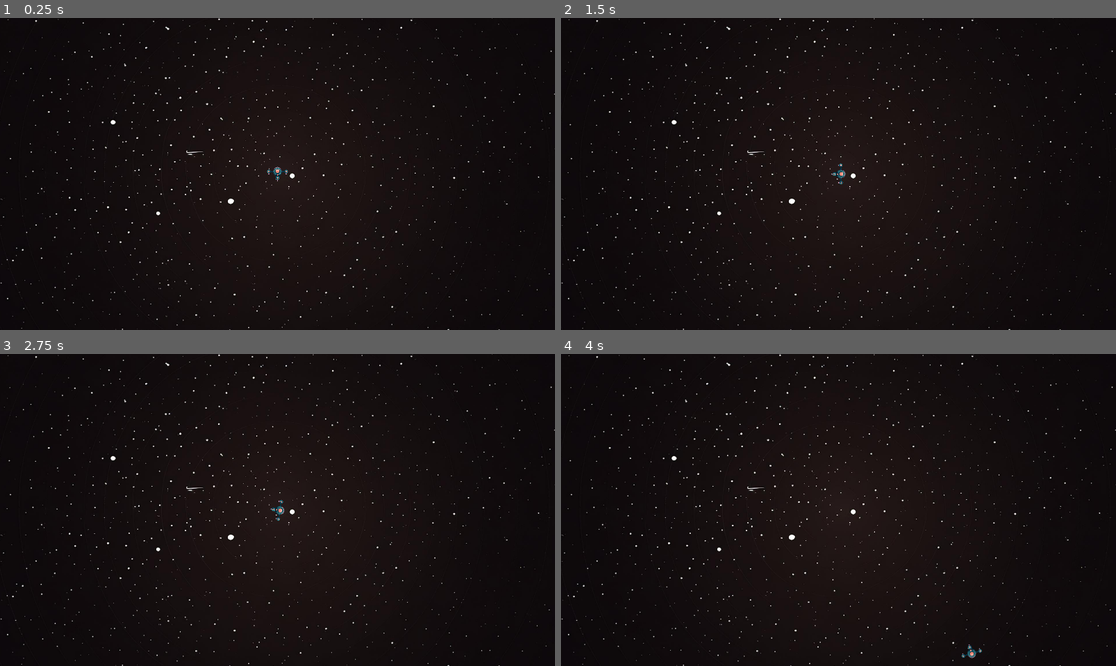
Above: before the commit, frames 1-4 (two rows, left to right).
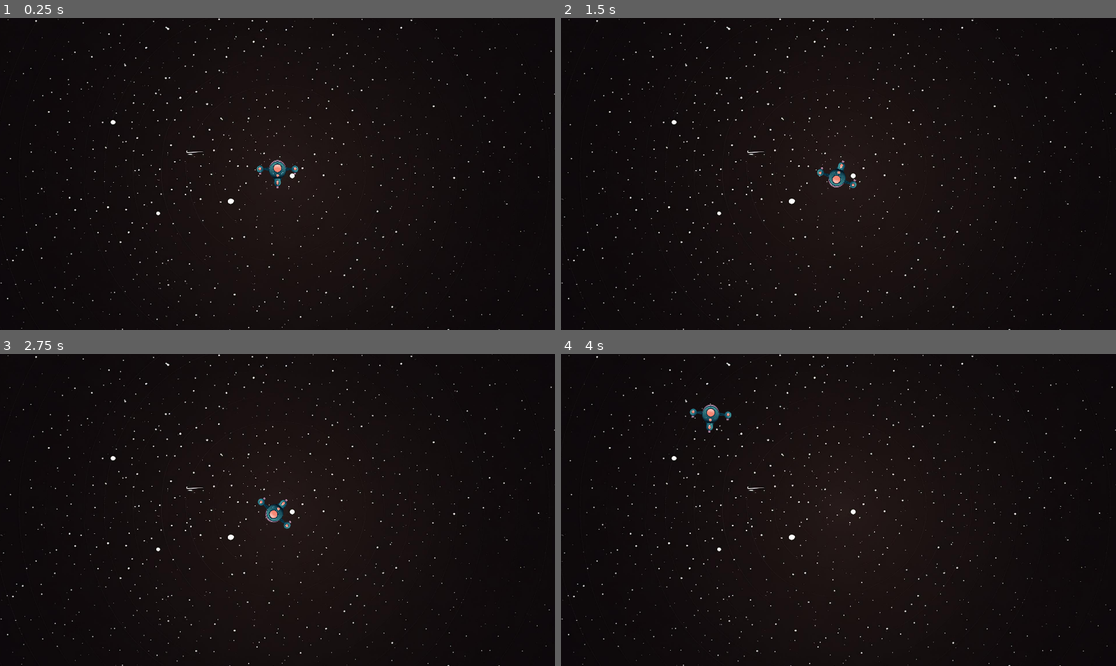
Above: after the commit, the same moments.

Repository: AbdulqadirQ/astroclone
Game: Godot game, scene res://scenes/level.tscn
The game is run twice, just before and just after one commit, with the same random seed, the same clock (stepped at 60 frames per second) and the same inputs.
Inputs:
- Up to frame 1 (0.25 s): no input
- Up to frame 2 (1.5 s): tap Enter at 0.5 s; hold D (right) 0.53-1.28 s; hold A (left) from 1.28 s (still down)
- Up to frame 3 (2.75 s): release A (left) at 2.03 s; hold D (right) from 2.03 s (still down)
- Up to frame 4 (4 s): release D (right) at 2.78 s; hold W (forward) 2.78-3.53 s; hold A (left) from 3.53 s (still down)

The runs differ from the first frame. In frame 1, 0.2% of the frame differs, in the area x 46-54%, y 45-55%; in frame 2, 0.2%; in frame 3, 0.2%; in frame 4, 0.3%, in the area x 23-76%, y 16-98%.

Commit message:
Changed scale of ship + adjusted torque accordingly

Diff:
--- a/scenes/player.tscn
+++ b/scenes/player.tscn
@@ -8,9 +8,9 @@
 script = ExtResource("1_y5og6")
 
 [node name="PlayerSprite" type="Sprite2D" parent="."]
-scale = Vector2(0.1, 0.1)
+scale = Vector2(0.2, 0.2)
 texture = ExtResource("1_l48yi")
 
 [node name="CollisionPolygon2D" type="CollisionPolygon2D" parent="."]
-scale = Vector2(0.1, 0.1)
+scale = Vector2(0.2, 0.2)
 polygon = PackedVector2Array(-5, -245, -40, -241, -85, -220, -122, -179, -141, -141, -146, -118, -242, -104, -260, -135 …(584 unchanged characters)…
--- a/scripts/player.gd
+++ b/scripts/player.gd
@@ -1,7 +1,7 @@
 extends RigidBody2D
 
 @export var ship_mass_kg = 500000
-var ROTATION_TORQUE = 500 * ship_mass_kg
+var ROTATION_TORQUE = 4500 * ship_mass_kg
 var SHIP_IMPULSE = 20 * ship_mass_kg
 const INERTIA = 0 # the higher this value, the more difficult it is for ship to turn
 const GRAVITY = 0
